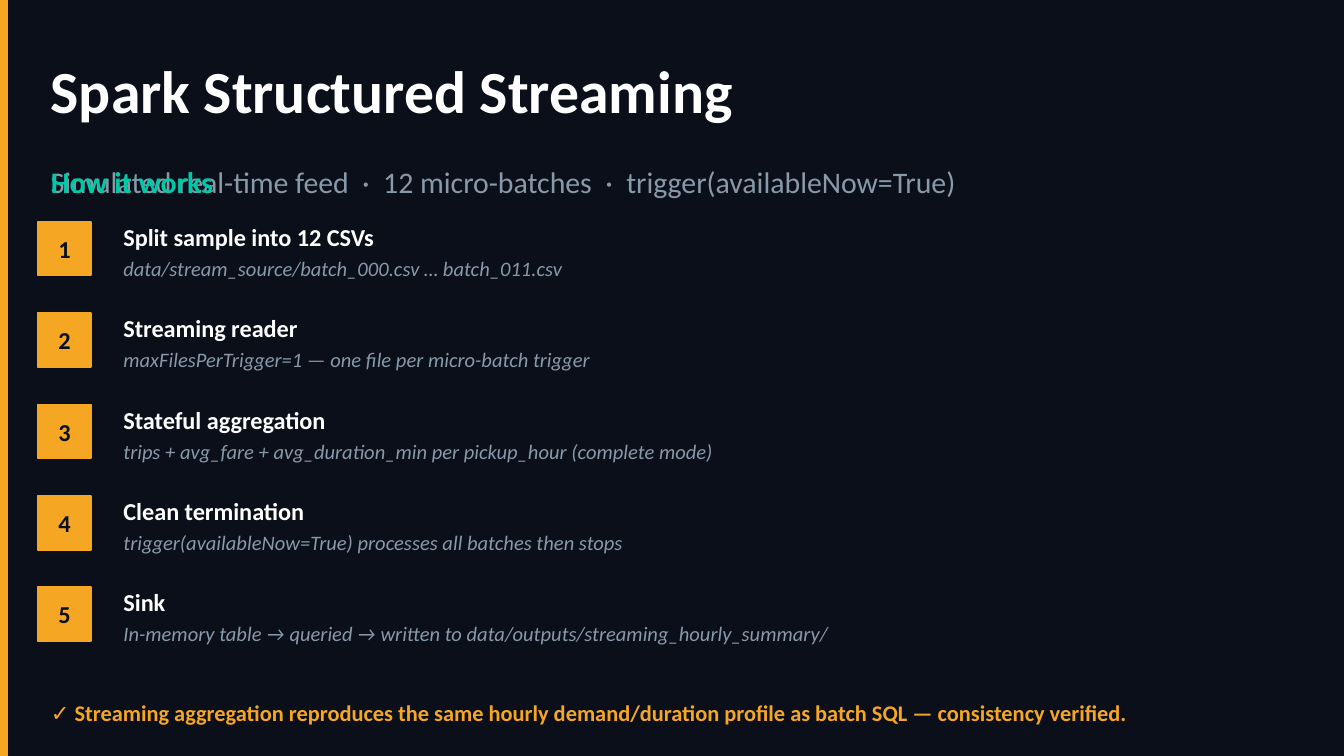
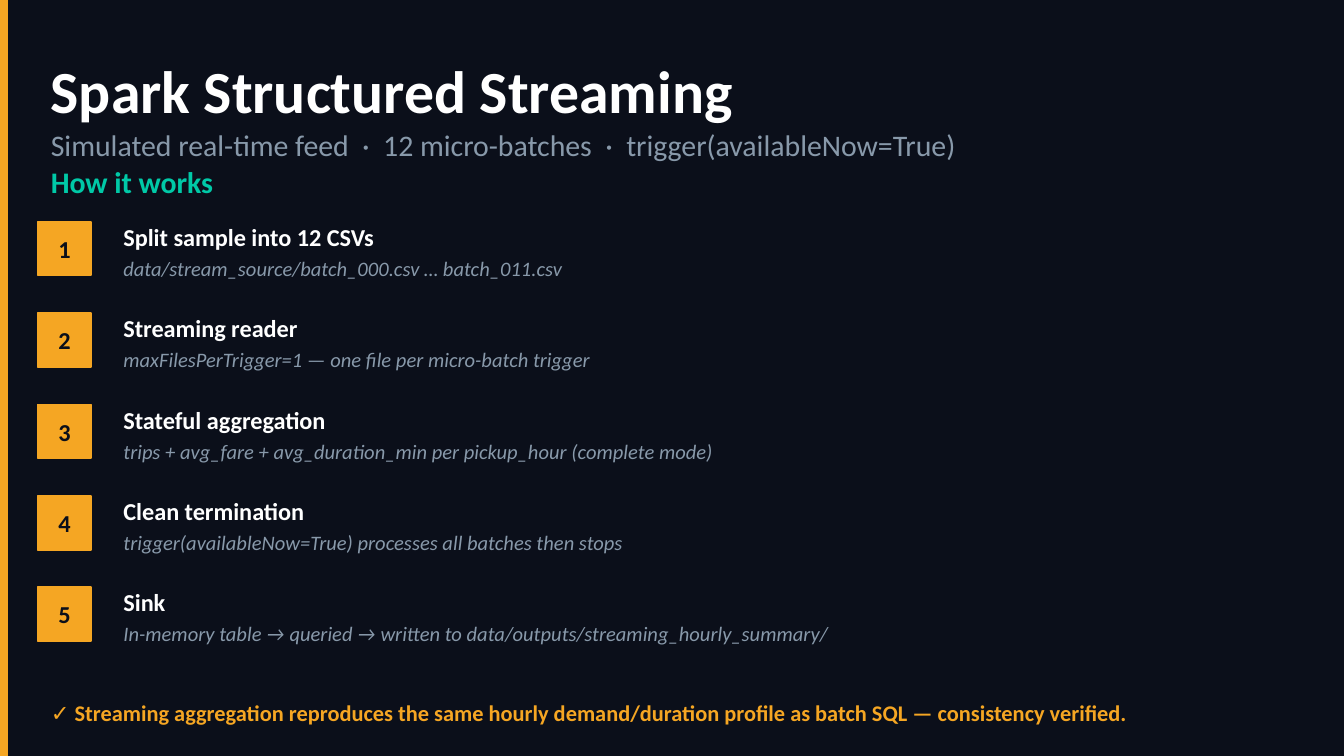
Before and after one commit to gmakkena9/itcs6190-taxi-project, a slide deck: slide 7 of docs/slides/ITCS6190_NYC_Taxi_Presentation.pptx. Drawn at 1344x756 pixels with LibreOffice and Linux fonts; fonts in the diff are those of the drawing. Boxes give left, top, right and bottom in pixels: in the first picture for what was removed or moved away, otherwise in the second. Text is boxed around its words. In the diff, an @@ line names an element or a change of style, - is before the commit and + after.

```diff
--- a/docs/slides/ITCS6190_NYC_Taxi_Presentation.pptx
+++ b/docs/slides/ITCS6190_NYC_Taxi_Presentation.pptx
@@ text "Simulated real-time feed · 12 ...": place and size @@
-text "Simulated real-time feed · 12 ..." at box(51, 171, 955, 198)
+text "Simulated real-time feed · 12 ..." at box(51, 134, 955, 161)
```
Also in this commit, not shown: 3 other slides changed.
